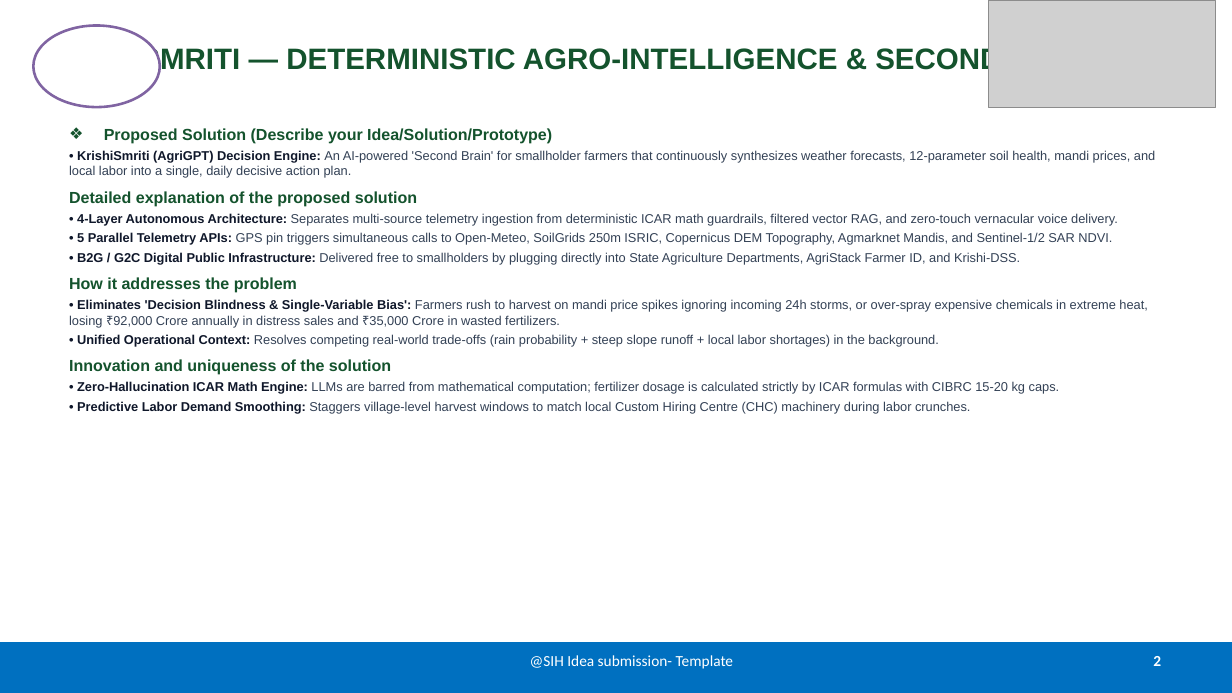
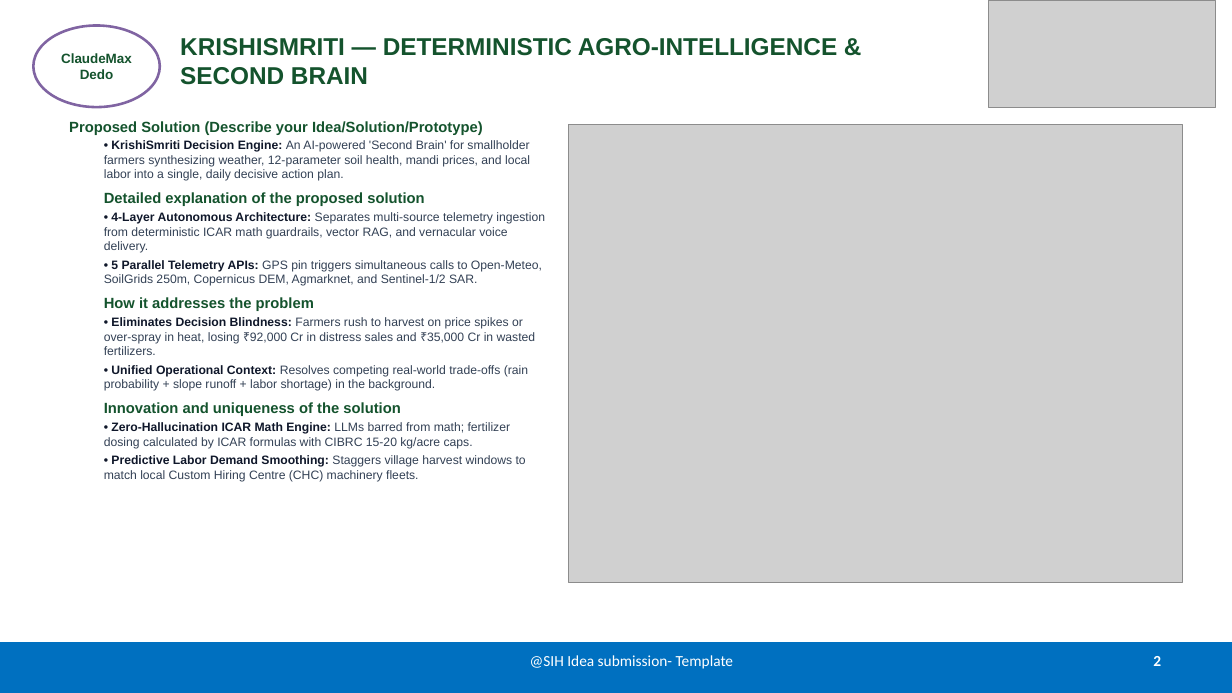
Before and after one commit to lohitakshcodes/claudemaxdedo-sih2026, a slide deck: slide 2 of SIH2026_SIH26193_KrishiSmriti_ClaudeMaxDedo.pptx. Drawn at 1232x693 pixels with LibreOffice and Linux fonts; fonts in the diff are those of the drawing; grey boxes stand for pictures. Boxes give left, top, right and bottom in pixels: in the first picture for what was removed or moved away, otherwise in the second. Text is boxed around its words. In the diff, an @@ line names an element or a change of style, - is before the commit and + after.

Commit message:
feat: official SIH 2026 PPTX & PDF presentations with Gemini infographics & architecture diagrams

```diff
--- a/SIH2026_SIH26193_KrishiSmriti_ClaudeMaxDedo.pptx
+++ b/SIH2026_SIH26193_KrishiSmriti_ClaudeMaxDedo.pptx
@@ ellipse "ClaudeMaxDedo" at bbox=[33, 26, 160, 107]: size 11 to 10.5 pt, text colour #FFFFFF to #14532D @@
@@ title "KRISHISMRITI — DETERMINISTIC AGRO-INTELLIGENCE & ...": place and size @@
-title "KRISHISMRITI — DETERMINISTIC AGRO-INTELLIGENCE & ..." at bbox=[40, 46, 1001, 160]
+title "KRISHISMRITI — DETERMINISTIC AGRO-INTELLIGENCE & ..." at bbox=[180, 38, 837, 85]
@@ title "KRISHISMRITI — DETERMINISTIC AGRO-INTELLIGENCE & ..." at bbox=[180, 38, 837, 85]: size 23 to 19 pt; alignment centre to left @@
@@ text "Proposed Solution (Describe your Idea/Solution/Prototype)": place and size @@
-text "Proposed Solution (Describe your Idea/Solution/Prototype)" at bbox=[69, 128, 1155, 413]
+text "Proposed Solution (Describe your Idea/Solution/Prototype)" at bbox=[69, 121, 545, 482]
@@ text at bbox=[69, 121, 483, 416]: size 12.5 to 11.5 pt in "Proposed Solution (Describe your Idea/Solution/Prototype)", "Detailed explanation of the proposed solution", "How it addresses the problem", "Innovation and uniqueness of the solution"; bullet ❖ to none; less space between paragraphs @@
@@ text at bbox=[104, 140, 530, 181]: text changed; size 10 to 9.5 pt @@
-• KrishiSmriti (AgriGPT) Decision Engine: An AI-powered 'Second Brain' for smallholder farmers that continuously synthesizes weather forecasts, 12-parameter soil health, mandi prices, and local labor into a single, daily decisive action plan.
+• KrishiSmriti Decision Engine: An AI-powered 'Second Brain' for smallholder farmers synthesizing weather, 12-parameter soil health, mandi prices, and local labor into a single, daily decisive action plan.
@@ picture added at bbox=[568, 125, 1183, 582] @@
@@ text at bbox=[104, 212, 545, 286]: text changed; size 10 to 9.5 pt @@
-• 4-Layer Autonomous Architecture: Separates multi-source telemetry ingestion from deterministic ICAR math guardrails, filtered vector RAG, and zero-touch vernacular voice delivery.
-• 5 Parallel Telemetry APIs: GPS pin triggers simultaneous calls to Open-Meteo, SoilGrids 250m ISRIC, Copernicus DEM Topography, Agmarknet Mandis, and Sentinel-1/2 SAR NDVI.
-• B2G / G2C Digital Public Infrastructure: Delivered free to smallholders by plugging directly into State Agriculture Departments, AgriStack Farmer ID, and Krishi-DSS.
+• 4-Layer Autonomous Architecture: Separates multi-source telemetry ingestion from deterministic ICAR math guardrails, vector RAG, and vernacular voice delivery.
+• 5 Parallel Telemetry APIs: GPS pin triggers simultaneous calls to Open-Meteo, SoilGrids 250m, Copernicus DEM, Agmarknet, and Sentinel-1/2 SAR.
@@ text at bbox=[104, 317, 536, 391]: text changed; size 10 to 9.5 pt @@
-• Eliminates 'Decision Blindness & Single-Variable Bias': Farmers rush to harvest on mandi price spikes ignoring incoming 24h storms, or over-spray expensive chemicals in extreme heat, losing ₹92,000 Crore annually in distress sales and ₹35,000 Crore in wasted fertilizers.
-• Unified Operational Context: Resolves competing real-world trade-offs (rain probability + steep slope runoff + local labor shortages) in the background.
+• Eliminates Decision Blindness: Farmers rush to harvest on price spikes or over-spray in heat, losing ₹92,000 Cr in distress sales and ₹35,000 Cr in wasted fertilizers.
+• Unified Operational Context: Resolves competing real-world trade-offs (rain probability + slope runoff + labor shortage) in the background.
@@ text at bbox=[104, 422, 526, 482]: text changed; size 10 to 9.5 pt @@
-• Zero-Hallucination ICAR Math Engine: LLMs are barred from mathematical computation; fertilizer dosage is calculated strictly by ICAR formulas with CIBRC 15-20 kg caps.
-• Predictive Labor Demand Smoothing: Staggers village-level harvest windows to match local Custom Hiring Centre (CHC) machinery during labor crunches.
+• Zero-Hallucination ICAR Math Engine: LLMs barred from math; fertilizer dosing calculated by ICAR formulas with CIBRC 15-20 kg/acre caps.
+• Predictive Labor Demand Smoothing: Staggers village harvest windows to match local Custom Hiring Centre (CHC) machinery fleets.
```
Also in this commit, not shown: 4 other slides changed, 15 other files.
